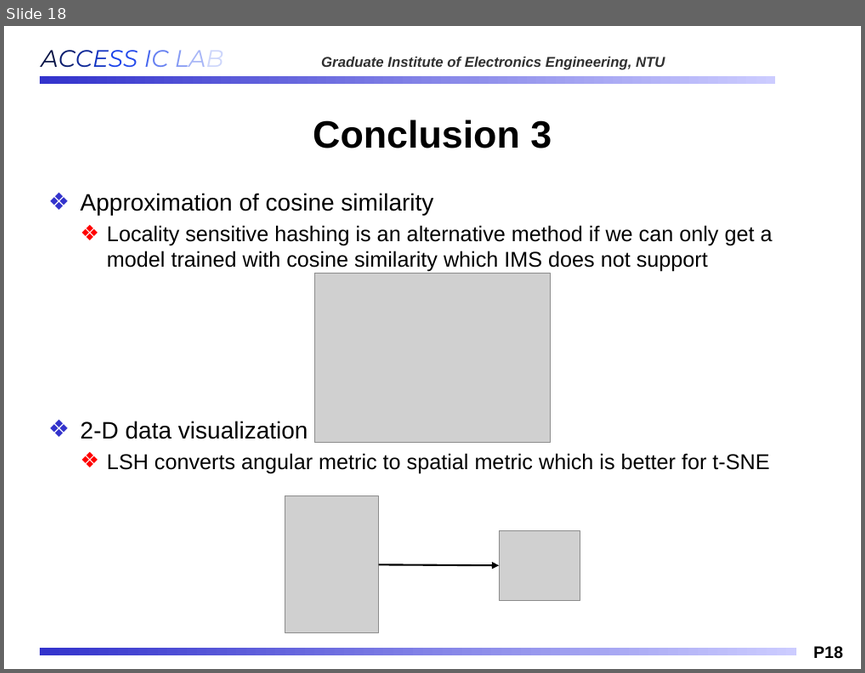
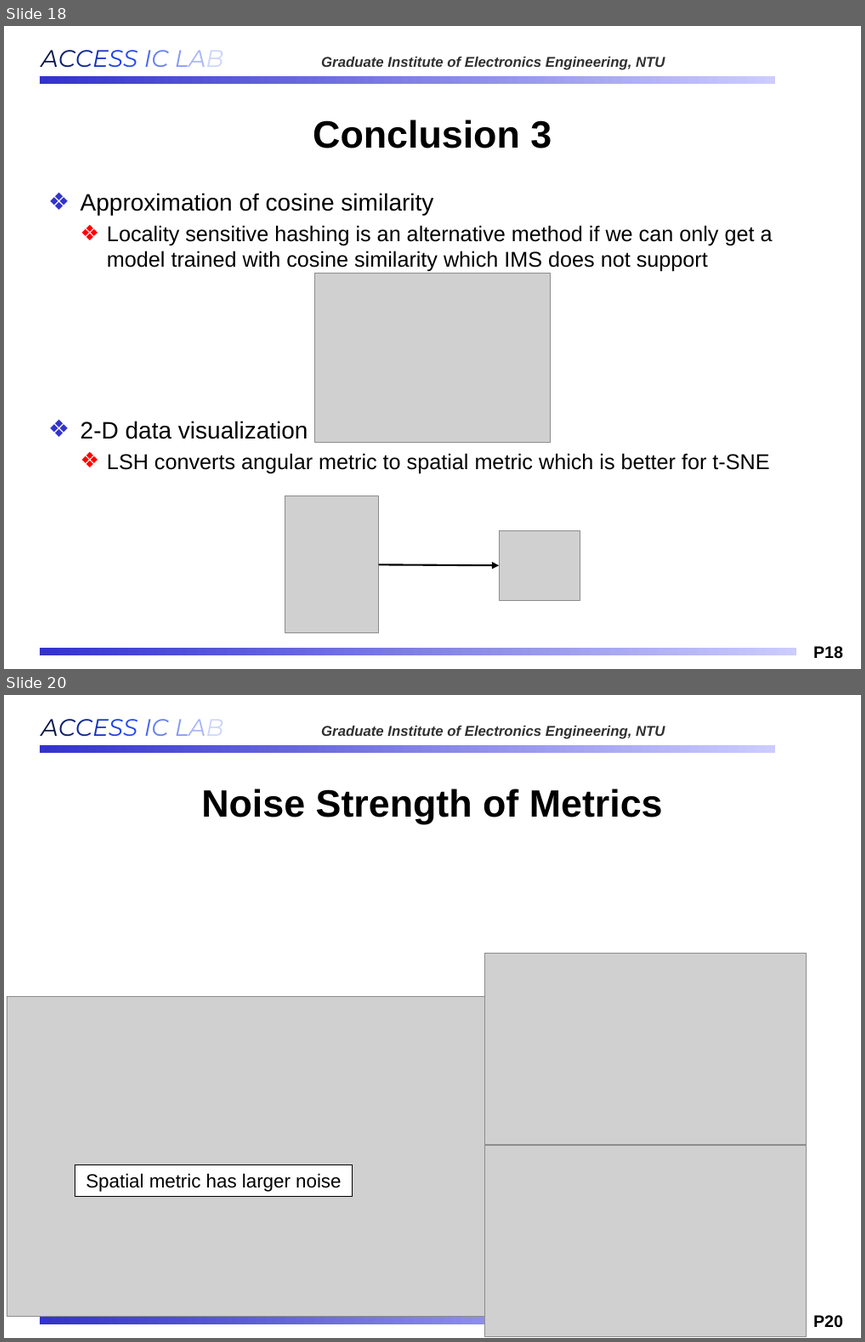
Before and after one commit to Oniontow/AndyWu_Project, a slide deck: b11901027_王仁軒.pptx. Shown one above the other, each under a label of ours: slide 18 before the commit, slides 18 and 20 after it; the slides between them are not shown. The pictures are 865x673 and 865x1342 pixels, drawn with LibreOffice and Linux fonts; fonts in the diff are those of the drawing; grey boxes stand for pictures; background and template pictures are left out. Boxes give left, top, right and bottom in pixels: in the first picture for what was removed or moved away, otherwise in the second. Text is boxed around its words. In the diff, an @@ line names an element or a change of style, - is before the commit and + after.

```diff
--- a/b11901027_王仁軒.pptx
+++ b/b11901027_王仁軒.pptx
@@ slide 20 added at (4, 695, 861, 1338), background #FFFFFF; not listed: 4 template elements that a slide beside it also shows @@
@@ title added at (201, 789, 663, 824), 32 pt, text #000000, bold @@
+Noise Strength of Metrics
@@ picture added at (484, 953, 806, 1145) @@
@@ picture added at (7, 996, 490, 1316) @@
@@ picture added at (484, 1145, 806, 1337) @@
@@ rectangle added at (75, 1164, 352, 1197), fill #FFFFFF, outline #000000 0.75 pt, 16 pt, text #000000 @@
+Spatial metric has larger noise
```
Also in this commit, not shown: 5 other slides added, 1 slide removed, 16 other files.
